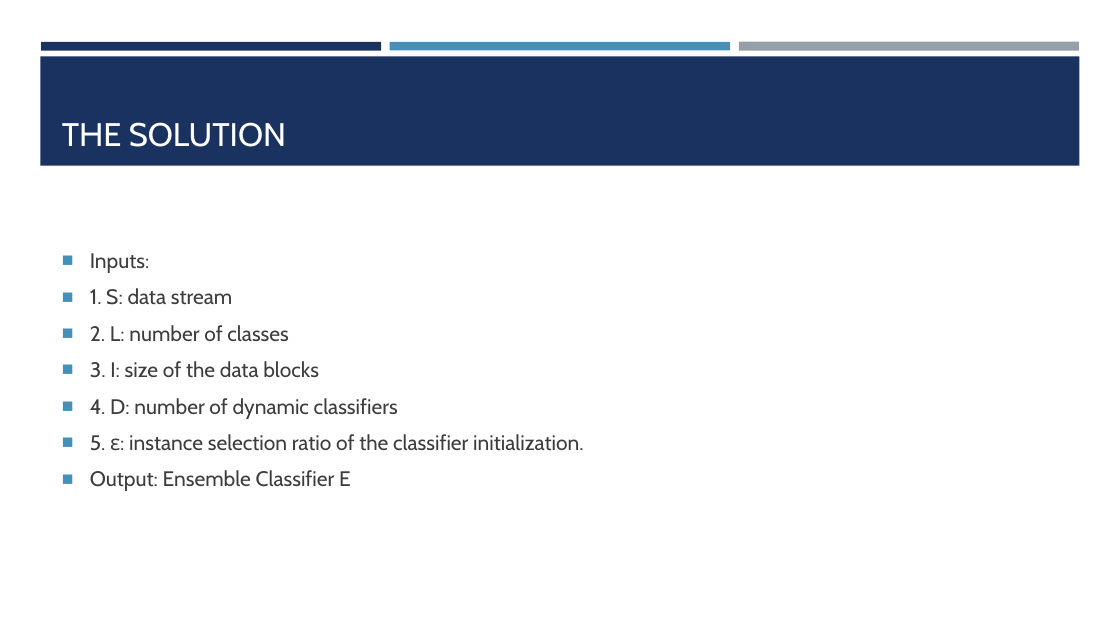
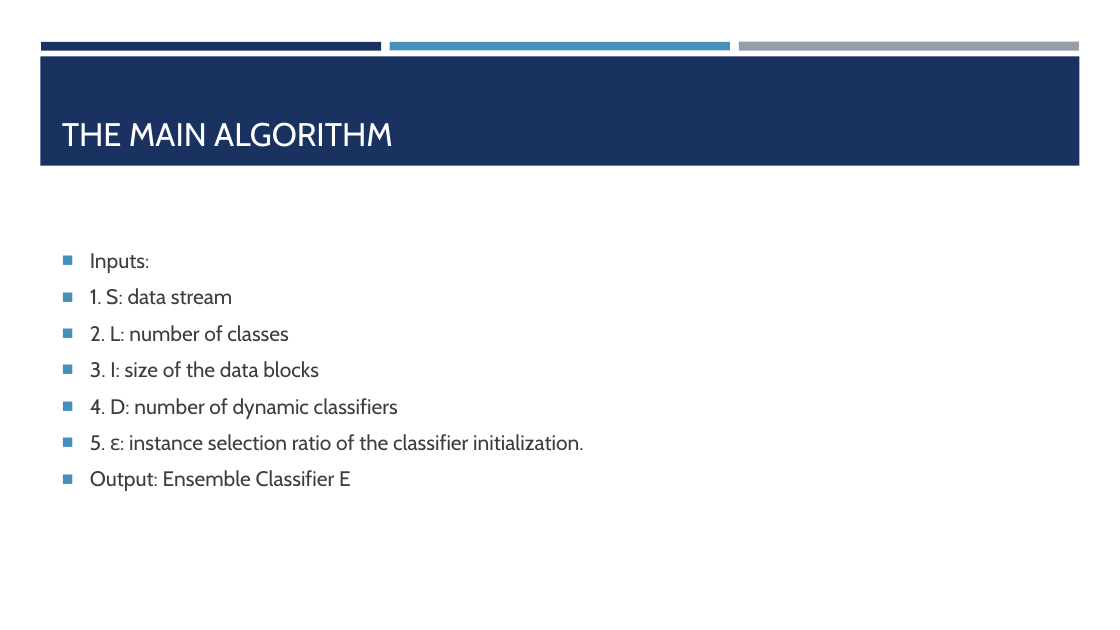
Before and after one commit to elte-dsd/assignments-jawdat23, a slide deck: slide 5 of data stream mining projct/Presentation.pptx. Drawn at 1120x630 pixels with LibreOffice and Linux fonts; fonts in the diff are those of the drawing. Boxes give left, top, right and bottom in pixels: in the first picture for what was removed or moved away, otherwise in the second. Text is boxed around its words. In the diff, an @@ line names an element or a change of style, - is before the commit and + after.

```diff
--- a/data stream mining projct/Presentation.pptx
+++ b/data stream mining projct/Presentation.pptx
@@ title at bbox=[62, 122, 393, 147]: text changed @@
-THE SOLUTION
+THE MAIN ALGORITHM
```
Also in this commit, not shown: 1 other slide changed, 14 slides added, 3 slides removed, 1 other file.
